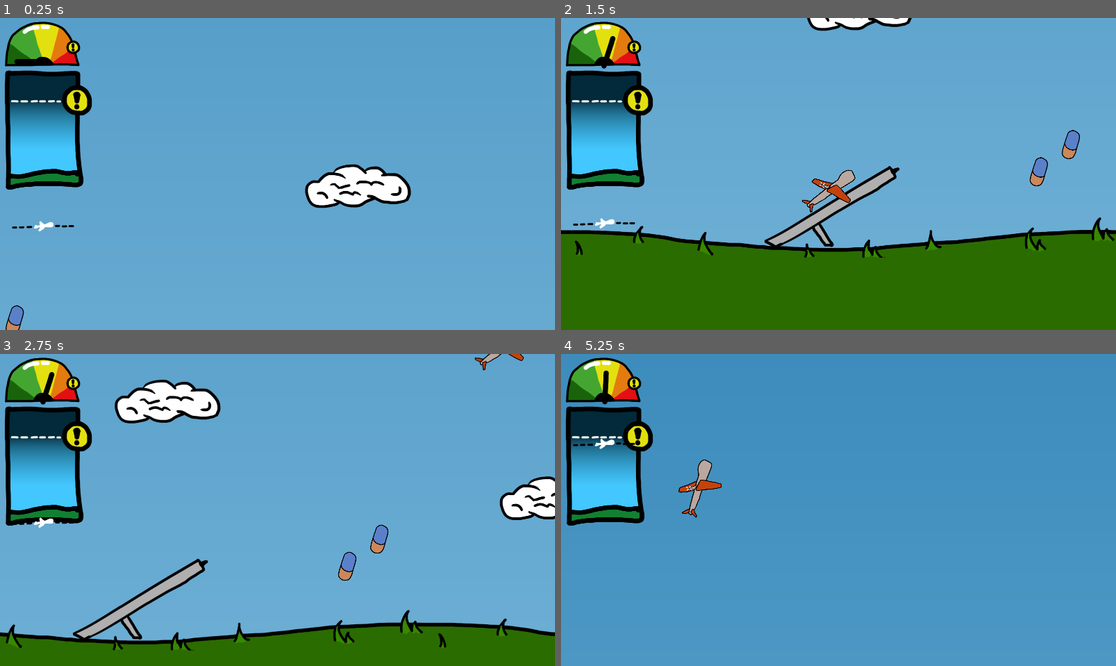
Above: before the commit, frames 1-4 (two rows, left to right).
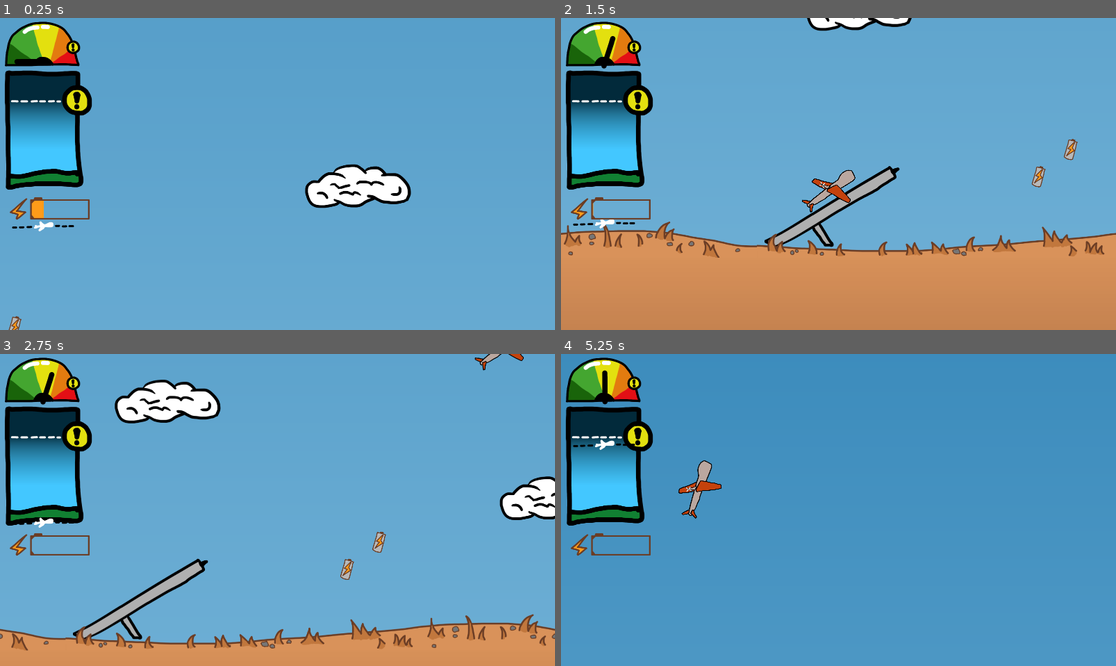
Above: after the commit, the same moments.

Repository: SirLich/ldjam-53
Game: Godot game, scene res://game.tscn
Two runs of this game, one before a commit and one after it. Both use one fixed random seed, a clock stepped at 60 frames per second and the inputs below.
Inputs (mouse positions are in pixels of both pictures, inside the frame that each line leads up to):
- Up to frame 1 (0.25 s): no input
- Up to frame 2 (1.5 s): tap Enter at 0.5 s; move the mouse to (960, 158) at 0.52 s; press the mouse at (960, 158) at 0.53 s; hold D 0.53-1.28 s; move the mouse to (727, 189) at 1.27 s; release the mouse at (727, 189) at 1.28 s; hold S from 1.28 s (still down); tap Space (spacebar) at 1.35 s
- Up to frame 3 (2.75 s): click (166, 525) at 1.55 s; move the mouse to (333, 441) at 2.02 s; release S at 2.03 s; press the mouse at (333, 441) at 2.03 s; hold D from 2.03 s (still down)
- Up to frame 4 (5.25 s): move the mouse to (810, 572) at 2.77 s; release D at 2.78 s; release the mouse at (810, 572) at 2.78 s; hold W 2.78-3.53 s; tap F at 2.85 s; click (810, 572) at 3.05 s; move the mouse to (1005, 556) at 3.52 s; press the mouse at (1005, 556) at 3.53 s; hold A 3.53-5.03 s; move the mouse to (672, 463) at 4.27 s; release the mouse at (672, 463) at 4.28 s; tap Space (spacebar) at 4.35 s; click (672, 463) at 4.55 s; move the mouse to (866, 510) at 5.02 s; press the mouse at (866, 510) at 5.03 s; hold S from 5.03 s (still down)

The runs differ from the first frame. In frame 1, 0.5% of the frame differs, in the area x 1-17%, y 57-100%; in frame 2, 31%, in the area x 0-100%, y 35-100%; in frame 3, 12%; in frame 4, 0.6%.

Commit message:
Continue polishing

Diff:
--- /dev/null
+++ b/TextureProgressBar.gd
@@ -0,0 +1,11 @@
+extends TextureProgressBar
+
+
+# Called when the node enters the scene tree for the first time.
+func _ready():
+	pass # Replace with function body.
+
+
+# Called every frame. 'delta' is the elapsed time since the previous frame.
+func _process(delta):
+	value = Global.battery
--- a/game.tscn
+++ b/game.tscn
@@ -9,9 +9,12 @@
 [ext_resource type="PackedScene" uid="uid://x2oc338rv3ul" path="res://scenes/tile/tile.tscn" id="7_vw8o2"]
 [ext_resource type="Texture2D" uid="uid://ch24t7mf2q2xy" path="res://assets/dial.png" id="9_2x77h"]
 [ext_resource type="Script" path="res://hud/speed_control.gd" id="9_hkyy8"]
+[ext_resource type="Texture2D" uid="uid://b2dpuedv0ao3a" path="res://assets/battery.png" id="11_1tgmw"]
 [ext_resource type="Texture2D" uid="uid://bi0k7p0moyc78" path="res://assets/heigh_meter.png" id="11_5vc2e"]
 [ext_resource type="Texture2D" uid="uid://c3cmnkaslp05y" path="res://assets/heigh_meter_dial.png" id="12_ck1gl"]
+[ext_resource type="Texture2D" uid="uid://bohgkiweh26hj" path="res://assets/battery_progress.png" id="12_xpfe3"]
 [ext_resource type="Script" path="res://hud/HeighDial.gd" id="13_f0bqv"]
+[ext_resource type="Script" path="res://TextureProgressBar.gd" id="13_qwlgw"]
 
 [node name="Game" type="Node2D"]
 script = ExtResource("1_wrd2u")
@@ -102,17 +105,42 @@
 texture = ExtResource("12_ck1gl")
 script = ExtResource("13_f0bqv")
 
+[node name="Battery" type="Control" parent="CanvasLayer"]
+layout_mode = 3
+anchors_preset = 0
+offset_left = 37.0
+offset_top = 607.0
+offset_right = 337.0
+offset_bottom = 808.0
+scale = Vector2(0.61, 0.61)
+
+[node name="TextureProgressBar" type="TextureProgressBar" parent="CanvasLayer/Battery"]
+layout_mode = 0
+offset_left = -22.9508
+offset_top = 13.1147
+offset_right = 489.049
+offset_bottom = 200.115
+value = 25.0
+texture_over = ExtResource("11_1tgmw")
+texture_progress = ExtResource("12_xpfe3")
+texture_progress_offset = Vector2(125, 0)
+script = ExtResource("13_qwlgw")
+
 [node name="Tile" parent="." instance=ExtResource("7_vw8o2")]
 position = Vector2(0, 1080)
+metadata/_edit_lock_ = true
 
 [node name="Tile2" parent="." instance=ExtResource("7_vw8o2")]
 position = Vector2(-1920, 1080)
+metadata/_edit_lock_ = true
 
 [node name="Tile3" parent="." instance=ExtResource("7_vw8o2")]
 position = Vector2(1920, 1080)
+metadata/_edit_lock_ = true
 
 [node name="Drone" parent="." node_paths=PackedStringArray("world") instance=ExtResource("4_kgkqh")]
 z_index = 1
 position = Vector2(125, 957)
 rotation = -0.572468
 world = NodePath("../World")
+metadata/_edit_lock_ = true
--- a/global.gd
+++ b/global.gd
@@ -5,6 +5,7 @@
 
 var speed = 0
 var height= 0
+var battery = 25
 
 func get_speed():
 	return speed
--- a/project.godot
+++ b/project.godot
@@ -35,6 +35,11 @@
 "events": [Object(InputEventKey,"resource_local_to_scene":false,"resource_name":"","device":-1,"window_id":0,"alt_pressed":false,"shift_pressed":false,"ctrl_pressed":false,"meta_pressed":false,"pressed":false,"keycode":0,"physical_keycode":32,"key_label":0,"unicode":32,"echo":false,"script":null)
 ]
 }
+left_click={
+"deadzone": 0.5,
+"events": [Object(InputEventMouseButton,"resource_local_to_scene":false,"resource_name":"","device":-1,"window_id":0,"alt_pressed":false,"shift_pressed":false,"ctrl_pressed":false,"meta_pressed":false,"button_mask":1,"position":Vector2(196, 17),"global_position":Vector2(200, 60),"factor":1.0,"button_index":1,"pressed":true,"double_click":false,"script":null)
+]
+}
 
 [rendering]
 
--- a/scenes/drone/drone.gd
+++ b/scenes/drone/drone.gd
@@ -3,20 +3,24 @@
 
 # Constants
 var ROTATION_SPEED = 1
-var FRICTION = 20
+var FRICTION = 50
 var STALL_FRICTION = 20
 var ANGLE_FRICTION = 150
 var STALL_SPEED = 200
 var GRAVITY = 150
 var STALL_GRAVITY = 800
+var BOOST_SPEED = 500
+var BATTERY_DRAIN = 25
 
 # Variables
 var launched = false
 var is_stalling = false
 var speed = 0
 var acceleration = 0
+var boost = false
+var current_speed = 0
 
-var current_speed = 0
+@onready var audio = $AudioStreamPlayer2D
 
 @onready var area = $Area
 @onready var pcam : PhantomCamera2D = $Pcam
@@ -46,15 +50,41 @@
 		world.add_child(new_package)
 		new_package.global_position = global_position
 
+	if event.is_action_pressed("left_click"):
+		start_boost()
+
+	if event.is_action_released("left_click"):
+		stop_boost()
+
+
+func start_boost():
+	if not boost and Global.battery > 0:
+		boost = true
+		audio.volume_db = 15
+
+func stop_boost():
+	if boost:
+		boost = false
+		audio.volume_db = 1
+
 func _process(delta):
 	for ar in area.get_overlapping_areas():
 		if ar.is_in_group("ground"):
 			print("DEAD")
 
+	if boost:
+		Global.battery -= BATTERY_DRAIN * delta
+
+	if Global.battery < 0:
+		stop_boost()
+
 	var angle = global_rotation + 0.2
 	if launched:
 		speed -= FRICTION * delta
 		speed += ANGLE_FRICTION * delta * angle
+
+		if boost:
+			speed += BOOST_SPEED * delta
 
 		if speed < STALL_SPEED:
 				is_stalling = true
--- a/scenes/pill/pill.tscn
+++ b/scenes/pill/pill.tscn
@@ -1,56 +1,11 @@
-[gd_scene load_steps=5 format=3 uid="uid://cltoxd5aa63go"]
+[gd_scene load_steps=2 format=3 uid="uid://cltoxd5aa63go"]
 
-[ext_resource type="Texture2D" uid="uid://dui4bu2tstwhu" path="res://scenes/pill/pill.png" id="1_ixho7"]
-
-[sub_resource type="Animation" id="Animation_h86uj"]
-length = 0.001
-tracks/0/type = "value"
-tracks/0/imported = false
-tracks/0/enabled = true
-tracks/0/path = NodePath("Pill:position")
-tracks/0/interp = 1
-tracks/0/loop_wrap = true
-tracks/0/keys = {
-"times": PackedFloat32Array(0),
-"transitions": PackedFloat32Array(1),
-"update": 0,
-"values": [Vector2(1, -1)]
-}
-
-[sub_resource type="Animation" id="Animation_avxnu"]
-resource_name = "float"
-length = 0.2
-loop_mode = 1
-tracks/0/type = "value"
-tracks/0/imported = false
-tracks/0/enabled = true
-tracks/0/path = NodePath("Pill:position")
-tracks/0/interp = 1
-tracks/0/loop_wrap = true
-tracks/0/keys = {
-"times": PackedFloat32Array(0, 0.1, 0.2),
-"transitions": PackedFloat32Array(1.10218, 1, 1),
-"update": 0,
-"values": [Vector2(1, -3), Vector2(1, -30), Vector2(1, -3)]
-}
-
-[sub_resource type="AnimationLibrary" id="AnimationLibrary_mwadd"]
-_data = {
-"RESET": SubResource("Animation_h86uj"),
-"float": SubResource("Animation_avxnu")
-}
+[ext_resource type="Texture2D" uid="uid://onsjqv8qboos" path="res://assets/floating_battery.png" id="1_8rbnp"]
 
 [node name="Pill" type="Node2D"]
 
 [node name="Pill" type="Sprite2D" parent="."]
 position = Vector2(1, -1)
 rotation = 0.244346
-scale = Vector2(0.261185, 0.261185)
-texture = ExtResource("1_ixho7")
-
-[node name="AnimationPlayer" type="AnimationPlayer" parent="."]
-autoplay = "float"
-speed_scale = 0.5
-libraries = {
-"": SubResource("AnimationLibrary_mwadd")
-}
+scale = Vector2(0.6, 0.6)
+texture = ExtResource("1_8rbnp")
--- a/scenes/tile/tile.tscn
+++ b/scenes/tile/tile.tscn
@@ -1,14 +1,22 @@
-[gd_scene load_steps=9 format=3 uid="uid://x2oc338rv3ul"]
+[gd_scene load_steps=11 format=3 uid="uid://x2oc338rv3ul"]
 
 [ext_resource type="Script" path="res://scenes/tile/tile.gd" id="1_baxb0"]
 [ext_resource type="PackedScene" uid="uid://cltoxd5aa63go" path="res://scenes/pill/pill.tscn" id="3_npa77"]
 [ext_resource type="PackedScene" uid="uid://pvqa1wvqcjnb" path="res://scenes/package/package.tscn" id="4_7tyam"]
-[ext_resource type="Texture2D" uid="uid://7xy5jtubvjvr" path="res://assets/ground.png" id="5_m237g"]
+[ext_resource type="Texture2D" uid="uid://dq3od6ekaa1ac" path="res://assets/ground_1.png" id="5_iqcxt"]
 [ext_resource type="Texture2D" uid="uid://b1xexggxkheol" path="res://assets/target.png" id="5_yc76t"]
 
 [sub_resource type="CapsuleShape2D" id="CapsuleShape2D_etw2t"]
 radius = 250.0
 height = 1570.0
+
+[sub_resource type="Gradient" id="Gradient_1nuv3"]
+colors = PackedColorArray(0.85098, 0.572549, 0.352941, 1, 0.419608, 0.239216, 0.145098, 1)
+
+[sub_resource type="GradientTexture2D" id="GradientTexture2D_dmwh8"]
+gradient = SubResource("Gradient_1nuv3")
+height = 100
+fill_to = Vector2(0, 1)
 
 [sub_resource type="Gradient" id="Gradient_3hqvk"]
 offsets = PackedFloat32Array(0, 0.639423, 1)
@@ -49,12 +57,12 @@
 rotation = 1.5708
 shape = SubResource("CapsuleShape2D_etw2t")
 
-[node name="ColorRect" type="ColorRect" parent="."]
+[node name="ColorRect" type="TextureRect" parent="."]
 offset_left = -5.0
 offset_top = 6.0
 offset_right = 1918.0
-offset_bottom = 3249.0
-color = Color(0.168627, 0.423529, 0, 1)
+offset_bottom = 1490.0
+texture = SubResource("GradientTexture2D_dmwh8")
 
 [node name="TextureRect" type="TextureRect" parent="."]
 z_index = -1
@@ -71,4 +79,4 @@
 
 [node name="Sprite2D" type="Sprite2D" parent="Area2D"]
 position = Vector2(954, -228)
-texture = ExtResource("5_m237g")
+texture = ExtResource("5_iqcxt")
Binary file added: assets/battery.png
Not shown, added: assets/battery.png.import
Binary file added: assets/battery_progress.png
Not shown, added: assets/battery_progress.png.import
Binary file added: assets/floating_battery.png
Not shown, added: assets/floating_battery.png.import
Binary file added: assets/ground_1.png
Not shown, added: assets/ground_1.png.import
Binary file added: assets/smoke.png
Not shown, added: assets/smoke.png.import
Binary file changed: assets/target.png
Not shown: 1 places in game.tscn that only renumber resources
(and 5 more such lines)
